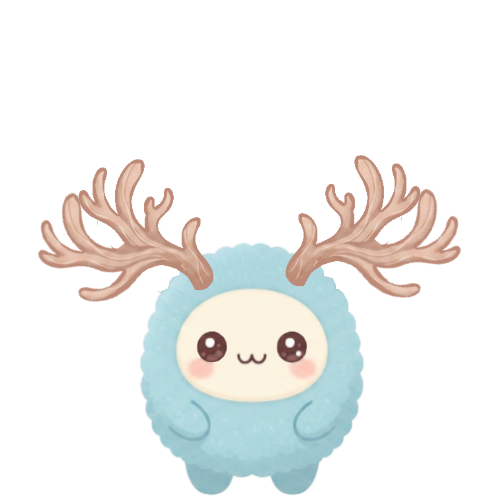
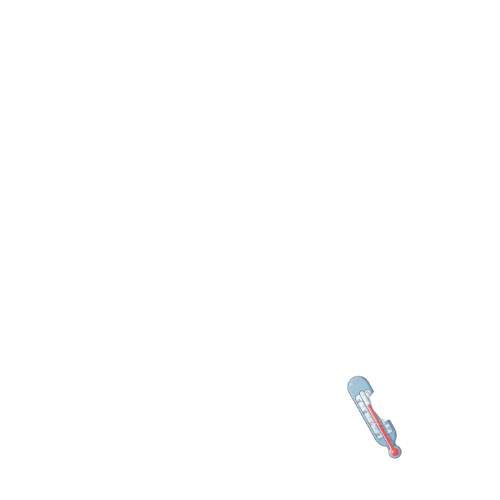
Layer changes from the first (500, 500) image to the second:
hid "pupils_left" over left=285, top=337, right=295, bottom=348
added layer "Копия Копия Плавающий слой" above "Копия Gemini_Generated_Image_x4vb94x4vb94x4vb.jpg" over left=347, top=375, right=403, bottom=459
hid "pupils_right" over left=205, top=337, right=215, bottom=348
hid "eye_right" over left=196, top=330, right=228, bottom=363
hid "eye_left" over left=276, top=330, right=308, bottom=364
hid "happy_mouth" over left=235, top=351, right=268, bottom=367
hid group "horns" (7 layers) over left=37, top=155, right=462, bottom=340
hid "main_body" over left=139, top=240, right=366, bottom=496
